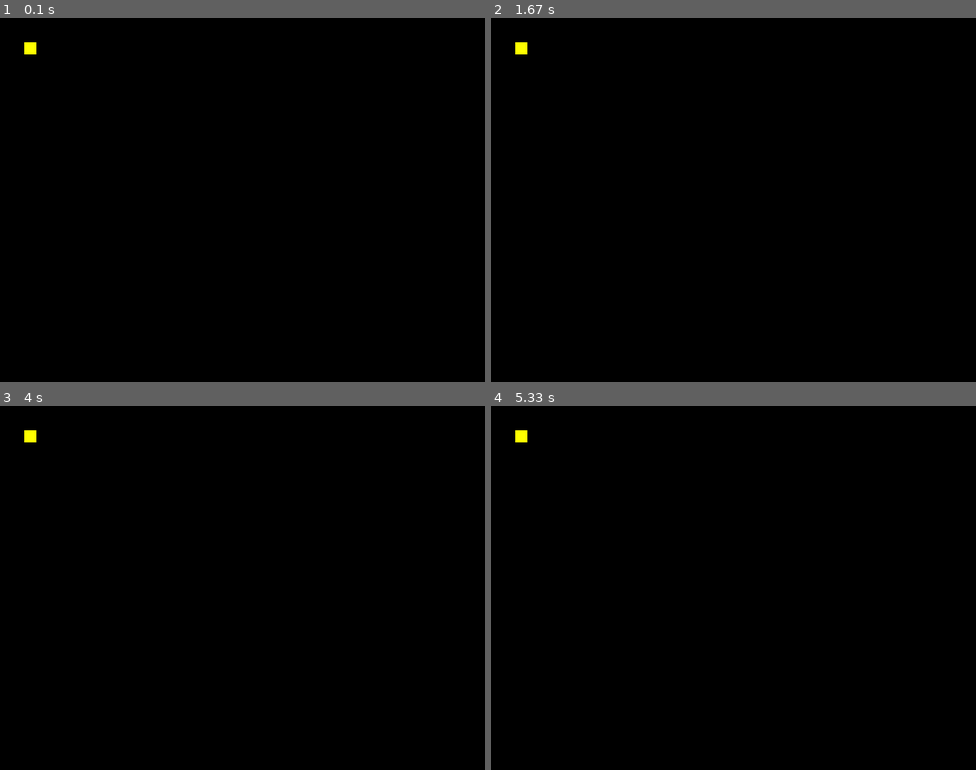
Above: before the commit, frames 1-4 (two rows, left to right).
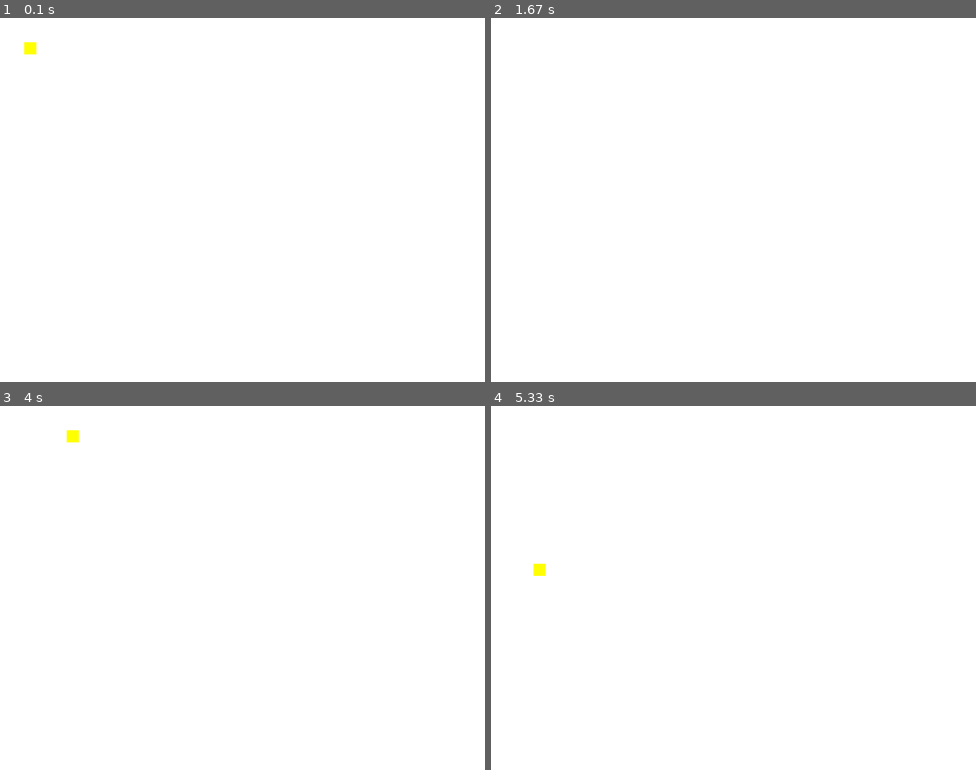
Above: after the commit, the same moments.

Repository: devpachon/startpygame
Game: pygame game, started from main.py
The game is run twice, just before and just after one commit, with the same random seed, the same clock (stepped at 60 frames per second) and the same inputs.
Inputs:
- Up to frame 1 (0.1 s): no input
- Up to frame 2 (1.67 s): hold D 0.33-0.8 s; hold W 0.83-1.13 s
- Up to frame 3 (4 s): hold A 1.67-2.2 s; hold S 2.23-2.53 s; hold A 2.57-2.97 s; hold D from 3.4 s (still down)
- Up to frame 4 (5.33 s): release D at 4.03 s; hold S 4.07-4.43 s; hold A 4.47-4.93 s; hold D from 4.97 s (still down)

The runs differ from the first frame. In frame 1, 100% of the frame differs, in the area x 0-100%, y 0-100%; in frame 2, 100%; in frame 3, 100%; in frame 4, 100%.

Commit message:
Movimieto implementado

Diff:
--- a/constantes.py
+++ b/constantes.py
@@ -4,3 +4,6 @@
 ALTO_PERSONAJE = 20
 ANCHO_PERSONAJE = 20
 COLOR_PERSONAJE = (255, 255, 0)
+COLOR_BG = (255, 255, 255)
+FPS = 60
+VELOCIDAD = 10
--- a/main.py
+++ b/main.py
@@ -13,9 +13,37 @@
 
 pygame.display.set_caption("Mi primer juego")
 
+"""Variables de movimiento"""
+mover_arriba = False
+mover_abajo = False
+mover_izquierda = False
+mover_derecha = False
+
+reloj = pygame.time.Clock()
+
 run = True
 
 while run:
+
+    reloj.tick(constantes.FPS)
+
+    ventana.fill(constantes.COLOR_BG)
+
+    """Calcular el movimiento"""
+    delta_x = 0
+    delta_y = 0
+
+    if mover_derecha == True:
+        delta_x = constantes.VELOCIDAD
+    if mover_izquierda == True:
+        delta_x = -constantes.VELOCIDAD
+    if mover_arriba == True:
+        delta_y = -constantes.VELOCIDAD
+    if mover_abajo == True:
+        delta_y = constantes.VELOCIDAD
+
+
+    player.movimiento(delta_x, delta_y)
 
     player.dibujar(ventana)
 
@@ -25,13 +53,23 @@
 
         if event.type == pygame.KEYDOWN:
             if event.key == pygame.K_a:
-                print("Izquierda")
+                mover_izquierda = True
             if event.key == pygame.K_d:
-                print("Derecha")
+                mover_derecha = True
             if event.key == pygame.K_w:
-                print("Arriba")
+                mover_arriba = True
             if event.key == pygame.K_s:
-                print("Abajo")
+                mover_abajo = True
+
+        if event.type == pygame.KEYUP:
+            if event.key == pygame.K_a:
+                mover_izquierda = False
+            if event.key == pygame.K_d:
+                mover_derecha = False
+            if event.key == pygame.K_w:
+                mover_arriba = False
+            if event.key == pygame.K_s:
+                mover_abajo = False
 
 
     pygame.display.update()
--- a/personaje.py
+++ b/personaje.py
@@ -9,3 +9,7 @@
 
     def dibujar(self, ventana):
         pygame.draw.rect(ventana, constantes.COLOR_PERSONAJE, self.forma)
+
+    def movimiento(self, delta_x, delta_y):
+        self.forma.x = self.forma.x + delta_x
+        self.forma.y = self.forma.y + delta_y
